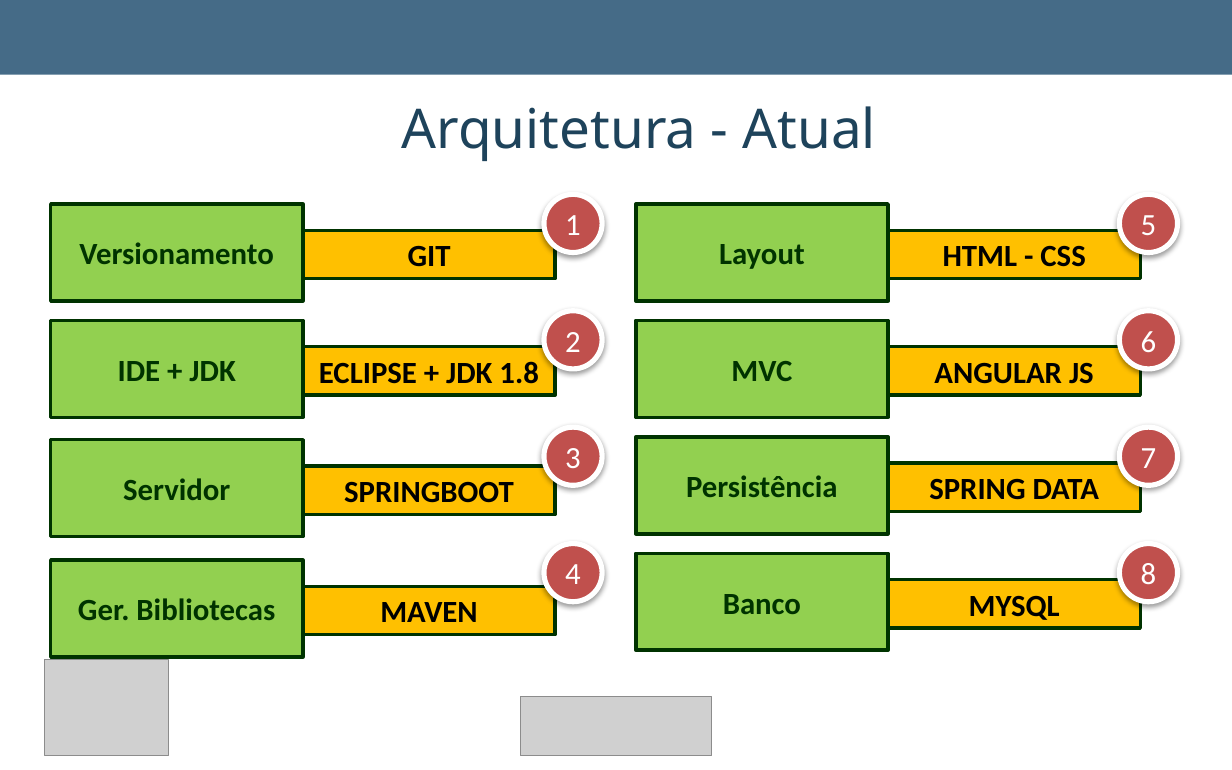
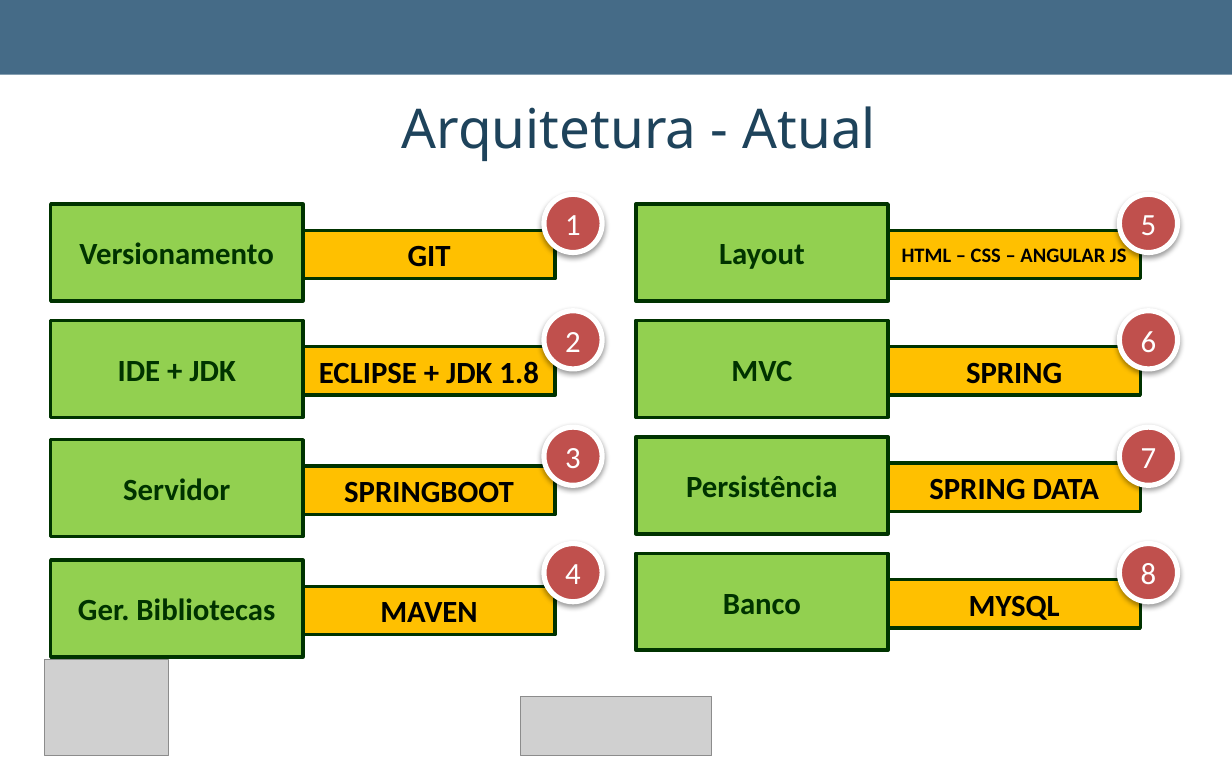
Before and after one commit to williansmartins/impacta-2018-11, a slide deck: slide 13 of Slides_Conteudo_de_Referencia/07_Camada-Persistencia-v2.pptx. Drawn at 1232x770 pixels with LibreOffice and Linux fonts; fonts in the diff are those of the drawing; grey boxes stand for pictures. Boxes give left, top, right and bottom in pixels: in the first picture for what was removed or moved away, otherwise in the second. Text is boxed around its words. In the diff, an @@ line names an element or a change of style, - is before the commit and + after.

Commit message:
melhoria em ppt

```diff
--- a/Slides_Conteudo_de_Referencia/07_Camada-Persistencia-v2.pptx
+++ b/Slides_Conteudo_de_Referencia/07_Camada-Persistencia-v2.pptx
@@ text in rectangle at [902, 245, 1126, 262]: text changed; size 18 to 12 pt @@
-HTML - CSS
+HTML – CSS – ANGULAR JS
@@ text in rectangle at [966, 362, 1062, 384]: text changed @@
-ANGULAR JS
+SPRING
```
